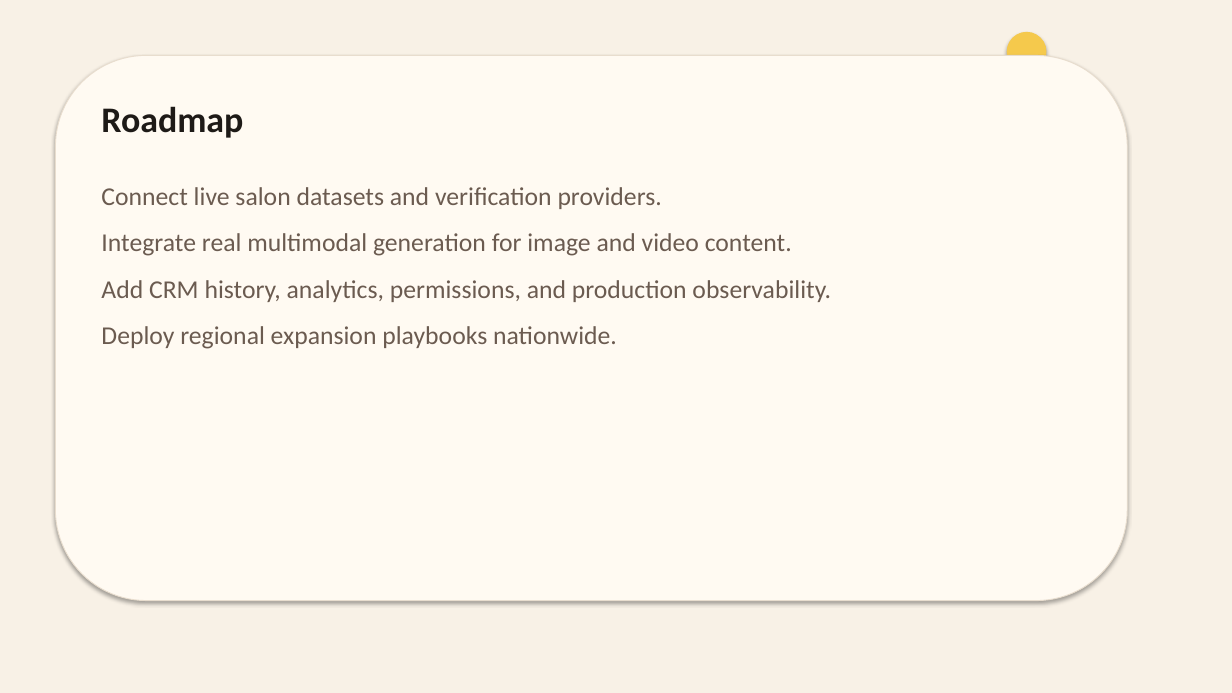
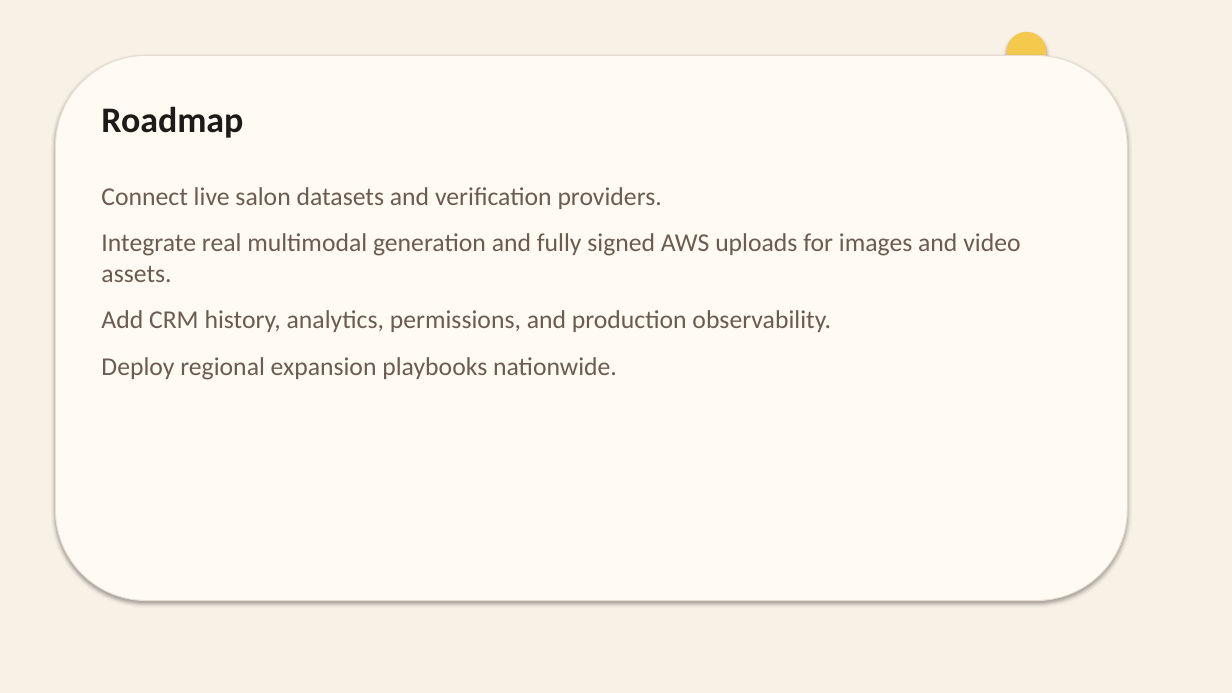
Before and after one commit to ba-00001/miamiaihackathon-team, a slide deck: slide 10 of docs/MaRe_Luxury_Growth_Engine.pptx. Drawn at 1232x693 pixels with LibreOffice and Linux fonts; fonts in the diff are those of the drawing. Boxes give left, top, right and bottom in pixels: in the first picture for what was removed or moved away, otherwise in the second. Text is boxed around its words. In the diff, an @@ line names an element or a change of style, - is before the commit and + after.

```diff
--- a/docs/MaRe_Luxury_Growth_Engine.pptx
+++ b/docs/MaRe_Luxury_Growth_Engine.pptx
@@ text at bbox=[101, 233, 1020, 282]: text changed @@
-Integrate real multimodal generation for image and video content.
+Integrate real multimodal generation and fully signed AWS uploads for images and video assets.
```
Also in this commit, not shown: 2 other slides changed, 42 other files.
